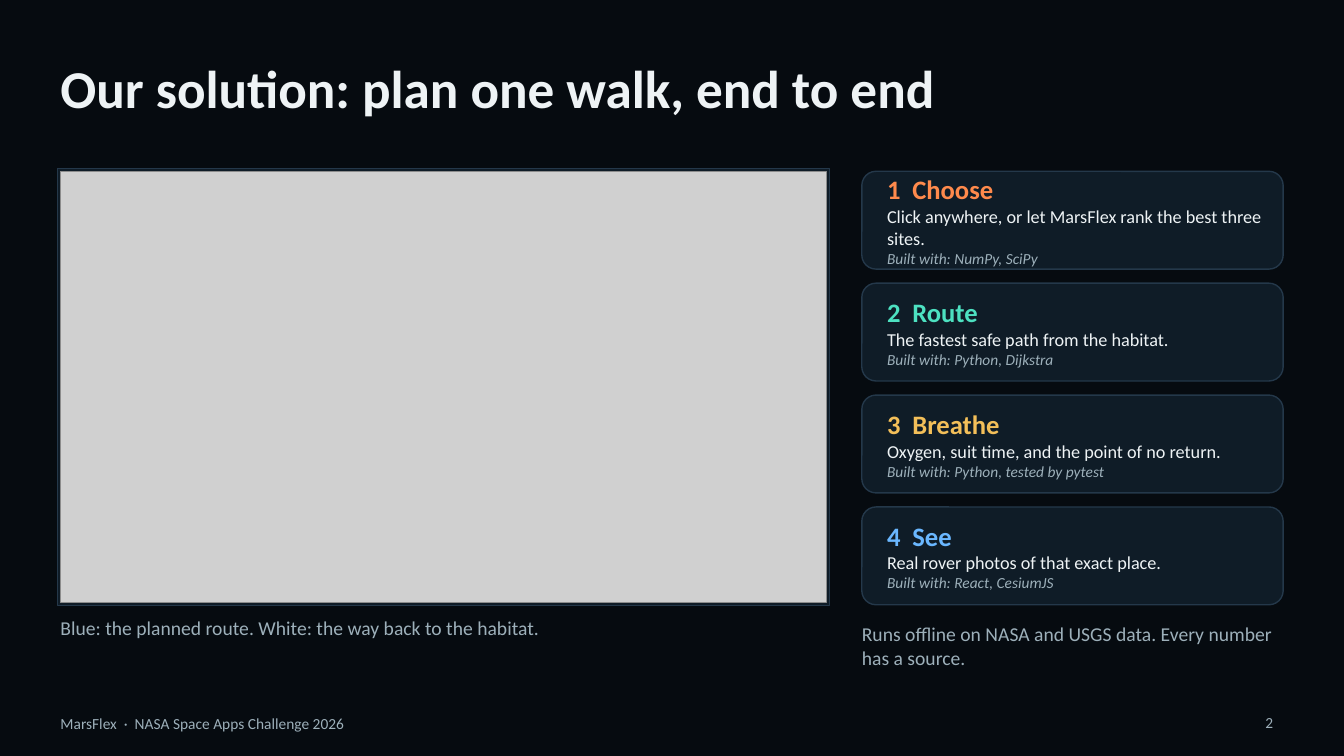
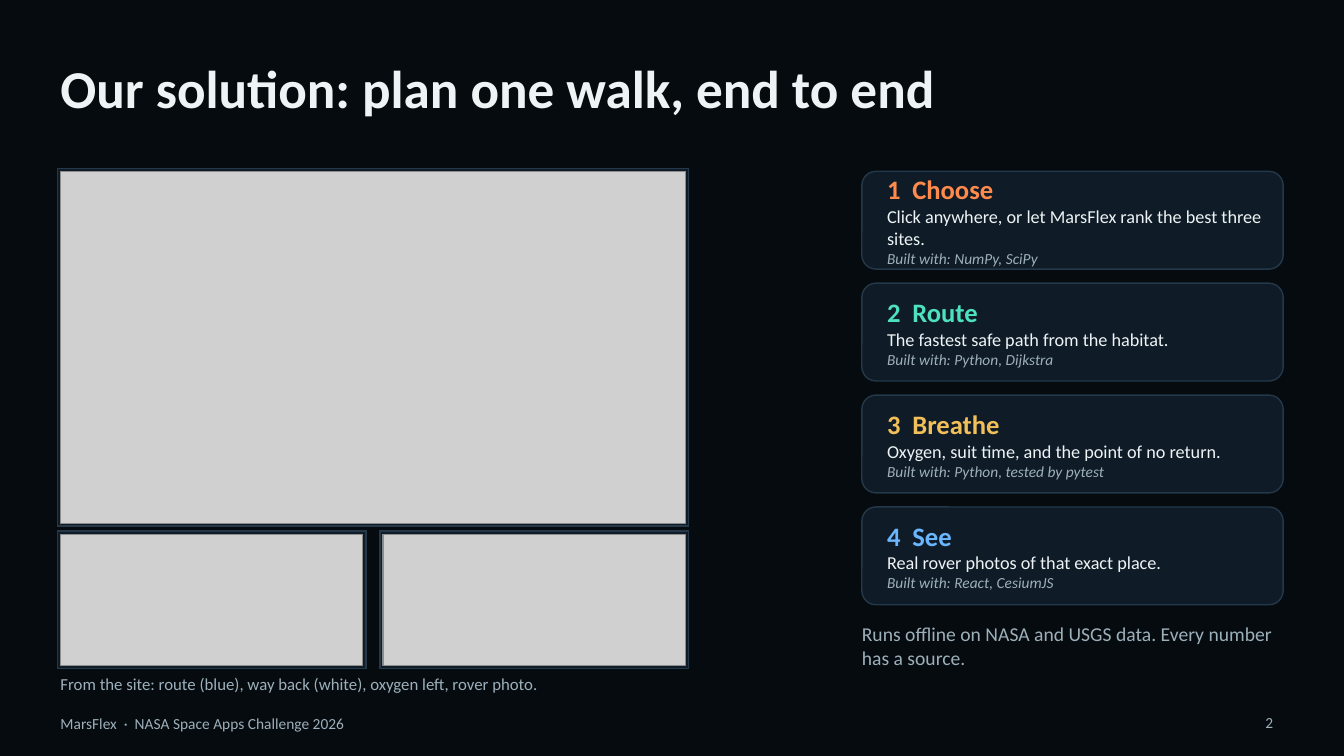
Before and after one commit to Humam-Taibeh/MarsFlex, a slide deck: slide 2 of docs/submission/presentation/MarsFlex_Presentation_4min.pptx. Drawn at 1344x756 pixels with LibreOffice and Linux fonts; fonts in the diff are those of the drawing; grey boxes stand for pictures. Boxes give left, top, right and bottom in pixels: in the first picture for what was removed or moved away, otherwise in the second. Text is boxed around its words. In the diff, an @@ line names an element or a change of style, - is before the commit and + after.

```diff
--- a/docs/submission/presentation/MarsFlex_Presentation_4min.pptx
+++ b/docs/submission/presentation/MarsFlex_Presentation_4min.pptx
@@ rectangle: place and size @@
-rectangle at <box>57,168,830,605</box>
+rectangle at <box>57,168,689,526</box>
@@ picture: place and size @@
-picture at <box>60,171,827,603</box>
+picture at <box>60,171,686,523</box>
@@ rectangle added at <box>57,531,366,668</box>, fill #0F1C27, outline #24384A 1 pt @@
@@ picture added at <box>60,534,363,665</box> @@
@@ rectangle added at <box>380,531,689,668</box>, fill #0F1C27, outline #24384A 1 pt @@
@@ picture added at <box>383,534,686,665</box> @@
@@ text removed at <box>60,621,539,638</box> @@
-Blue: the planned route. White: the way back to the habitat.
@@ text added at <box>60,678,537,693</box>, 12 pt, text #9DB0BA @@
+From the site: route (blue), way back (white), oxygen left, rover photo.
```
Also in this commit, not shown: 1 other slide changed, 5 other files.
